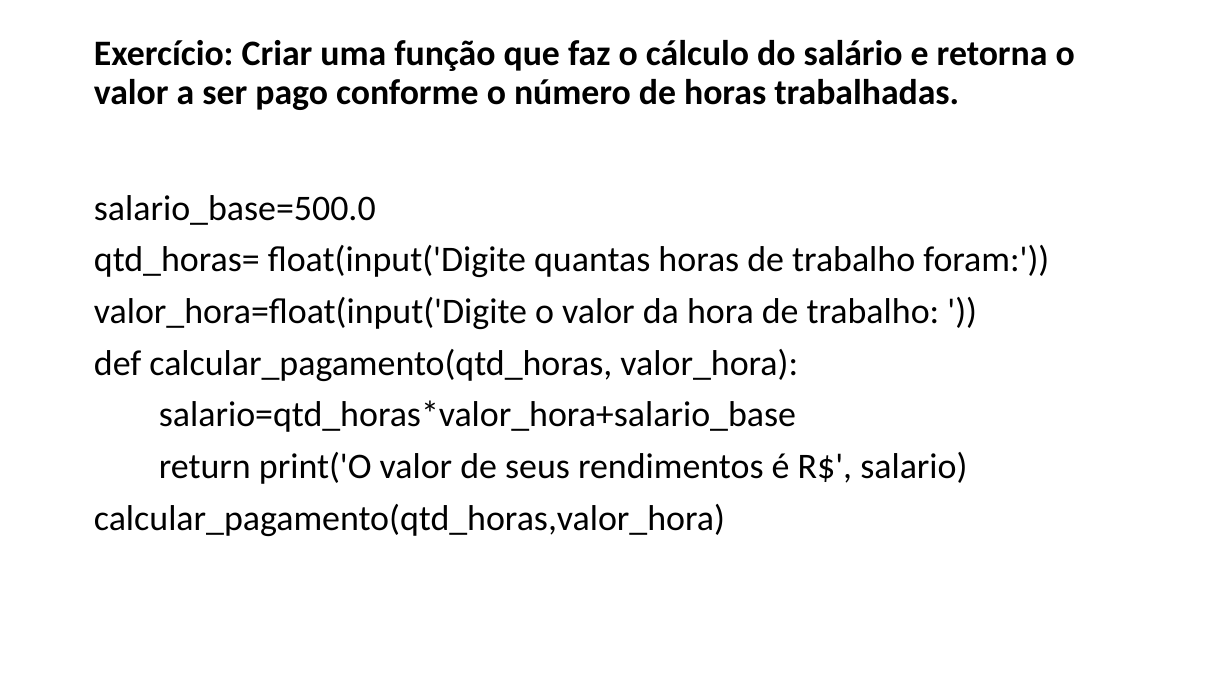
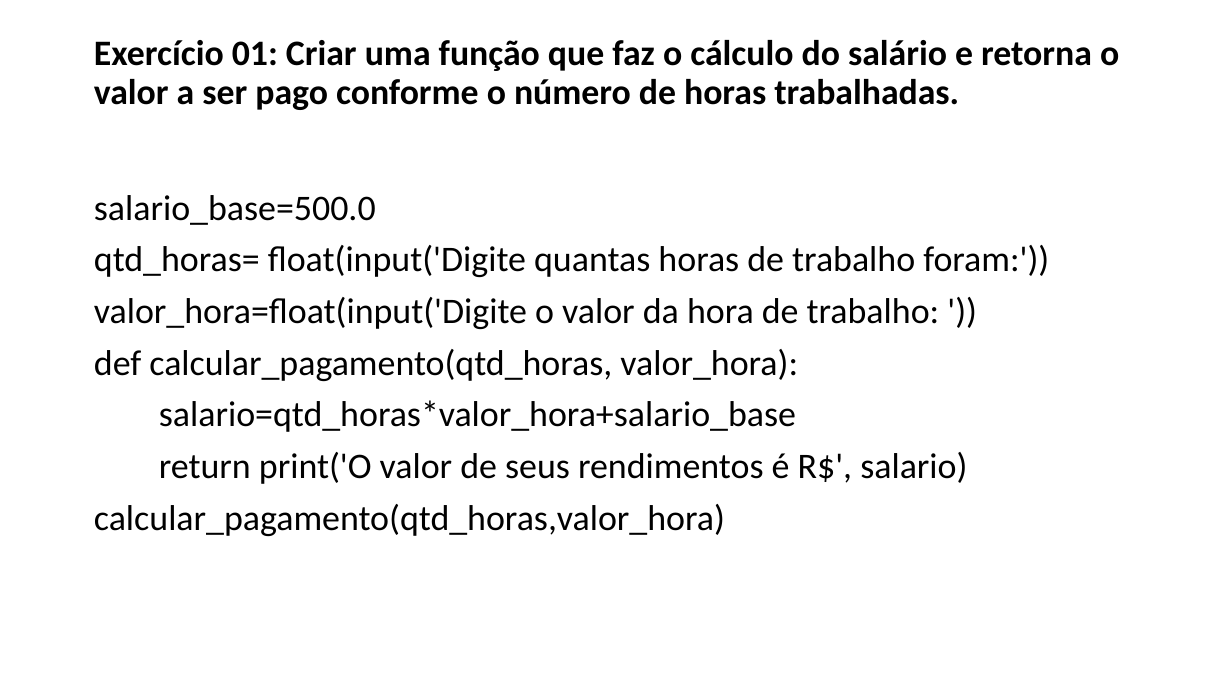
Before and after one commit to dourivaljunior/Curso-de-Python, a slide deck: slide 8 of CURSO DEV FULL STACK AULA 06.pptx. Drawn at 1232x693 pixels with LibreOffice and Linux fonts; fonts in the diff are those of the drawing. Boxes give left, top, right and bottom in pixels: in the first picture for what was removed or moved away, otherwise in the second. Text is boxed around its words. In the diff, an @@ line names an element or a change of style, - is before the commit and + after.

```diff
--- a/CURSO DEV FULL STACK AULA 06.pptx
+++ b/CURSO DEV FULL STACK AULA 06.pptx
@@ title at box(94, 40, 1119, 110): text changed @@
-Exercício: Criar uma função que faz o cálculo do salário e retorna o valor a ser pago conforme o número de horas trabalhadas.
+Exercício 01: Criar uma função que faz o cálculo do salário e retorna o valor a ser pago conforme o número de horas trabalhadas.
```
Also in this commit, not shown: 14 other slides changed, 15 slides added, 2 slides removed.
